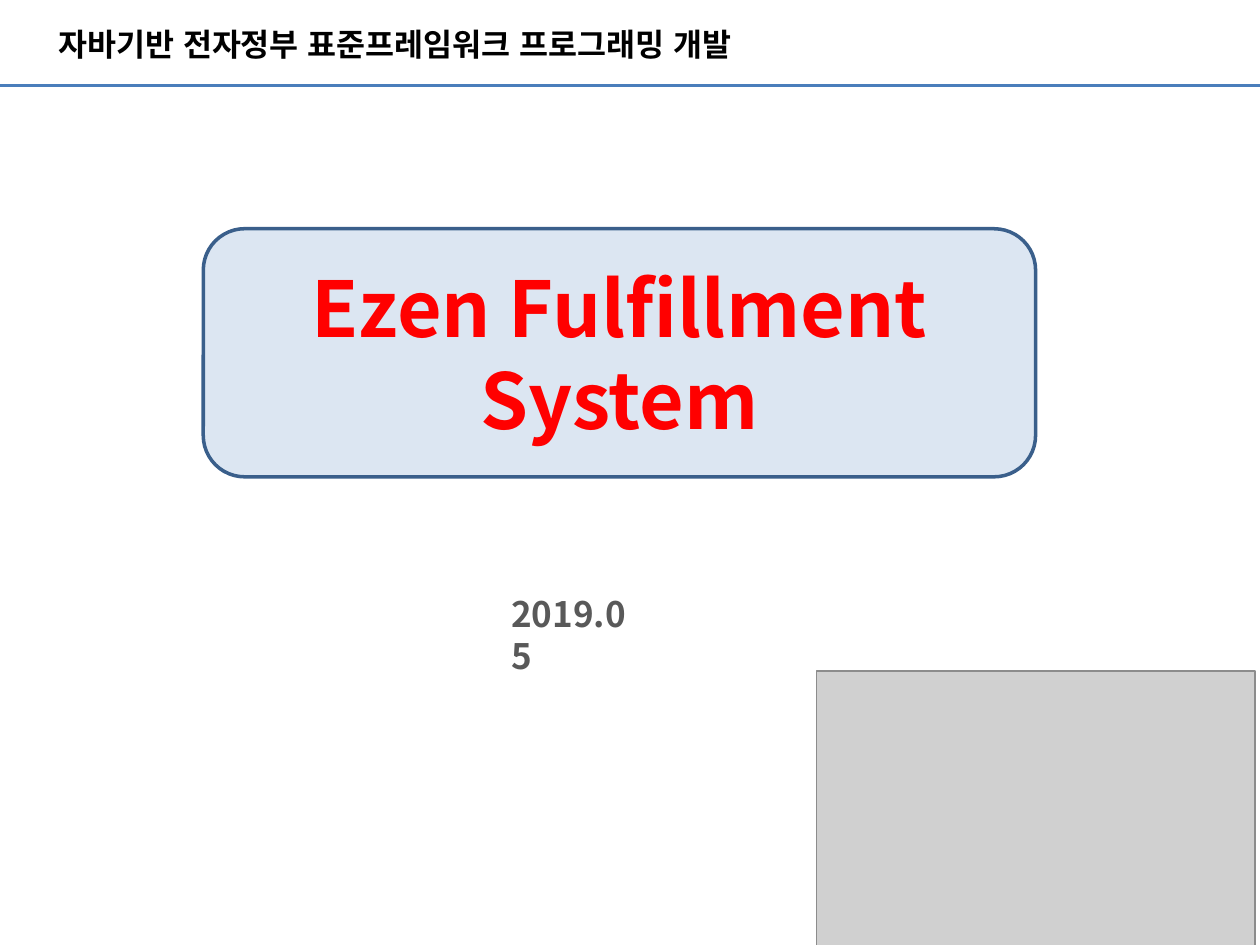
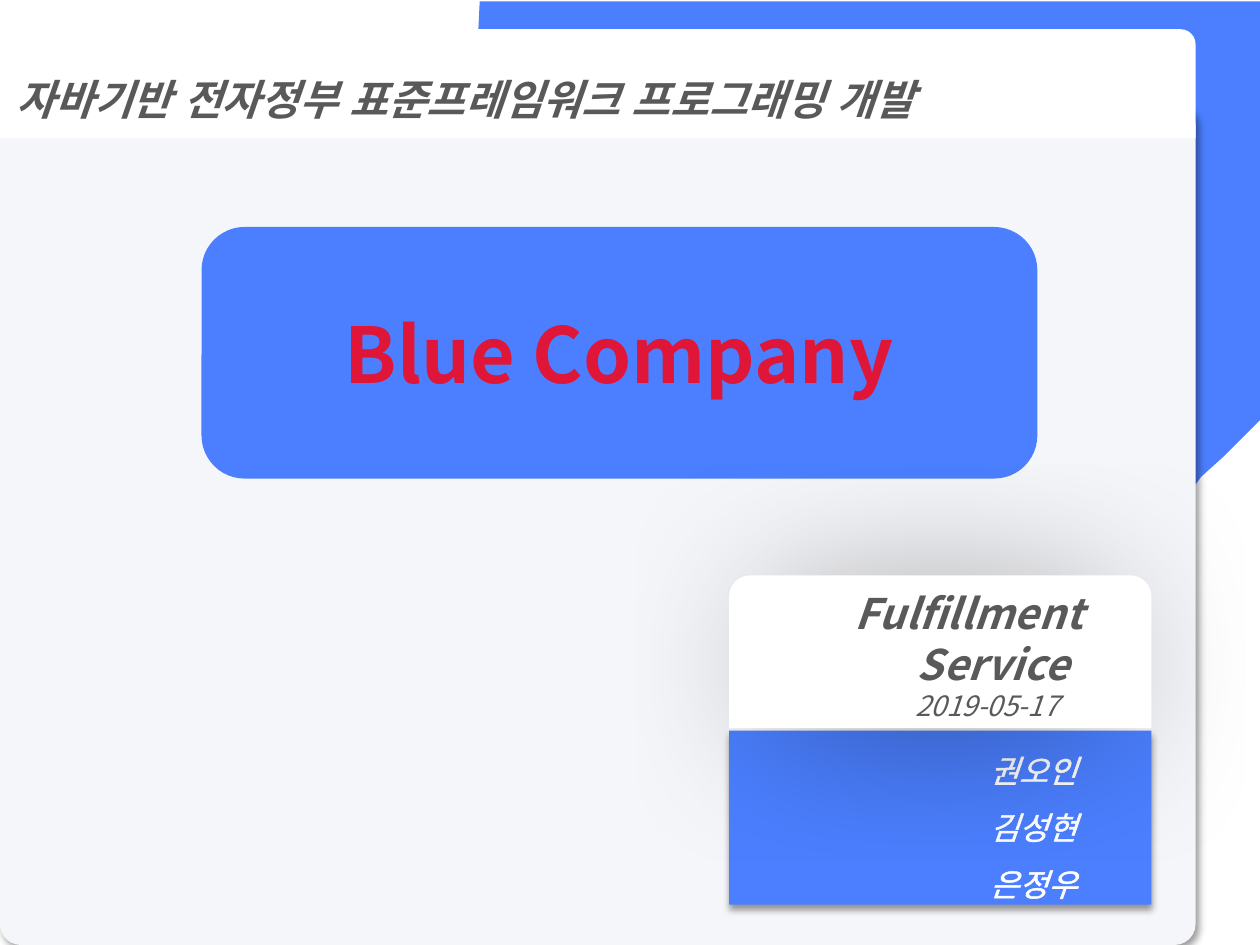
Before and after one commit to lx9203/fulfillmentBlue, a slide deck: slide 1 of file/PPT/Fulfillment 최종발표.pptx. Drawn at 1260x945 pixels with LibreOffice and Linux fonts; fonts in the diff are those of the drawing; grey boxes stand for pictures. Boxes give left, top, right and bottom in pixels: in the first picture for what was removed or moved away, otherwise in the second. Text is boxed around its words. In the diff, an @@ line names an element or a change of style, - is before the commit and + after.

```diff
--- a/file/PPT/Fulfillment 최종발표.pptx
+++ b/file/PPT/Fulfillment 최종발표.pptx
@@ round same rect "자바기반 전자정부 표준프레임워크 프로그래밍 개발": place and size @@
-round same rect "자바기반 전자정부 표준프레임워크 프로그래밍 개발" at (58, 29, 731, 59)
+round same rect "자바기반 전자정부 표준프레임워크 프로그래밍 개발" at (0, 29, 1196, 139)
@@ round same rect "자바기반 전자정부 표준프레임워크 프로그래밍 개발" at (0, 29, 1196, 139): size 18 to 24 pt, text colour #000000 to #595959, italic on; line spacing 1 to 1.5; vertical alignment top to middle; fill none to #FFFFFF @@
@@ freeform shape added at (345, 1, 1260, 945), fill #4B7FFF @@
@@ line removed from (0, 86) to (1260, 86) @@
@@ rounded rectangle added at (0, 105, 1196, 945), fill #F5F6F9 @@
@@ rounded rectangle "Blue Company" at (203, 229, 1036, 478): fill #DCE6F2 to #4B7FFF; outline #3A5F8C 2 pt to #4B7FFF 2 pt @@
@@ text in rounded rectangle at (345, 321, 894, 401): text changed; text colour #FF0000 to #DF1638 @@
-Ezen Fulfillment System
+Blue Company
@@ round same rect added at (730, 576, 1152, 728), fill #FFFFFF, 24 pt, text #595959, bold, italic @@
+Fulfillment
+Service
+2019-05-17
@@ text removed at (511, 600, 626, 628) @@
-2019.05
@@ picture removed at (816, 670, 1255, 945) @@
@@ rectangle added at (730, 731, 1152, 905), fill #4B7FFF, 18 pt, text #FFFFFF, italic @@
+  권오인
+  김성현
+  은정우
@@ rectangle removed at (0, 888, 1260, 945) @@
@@ line removed from (0, 908) to (1260, 908) @@
```
Also in this commit, not shown: 11 other slides changed, 6 slides added, 3 other files.
